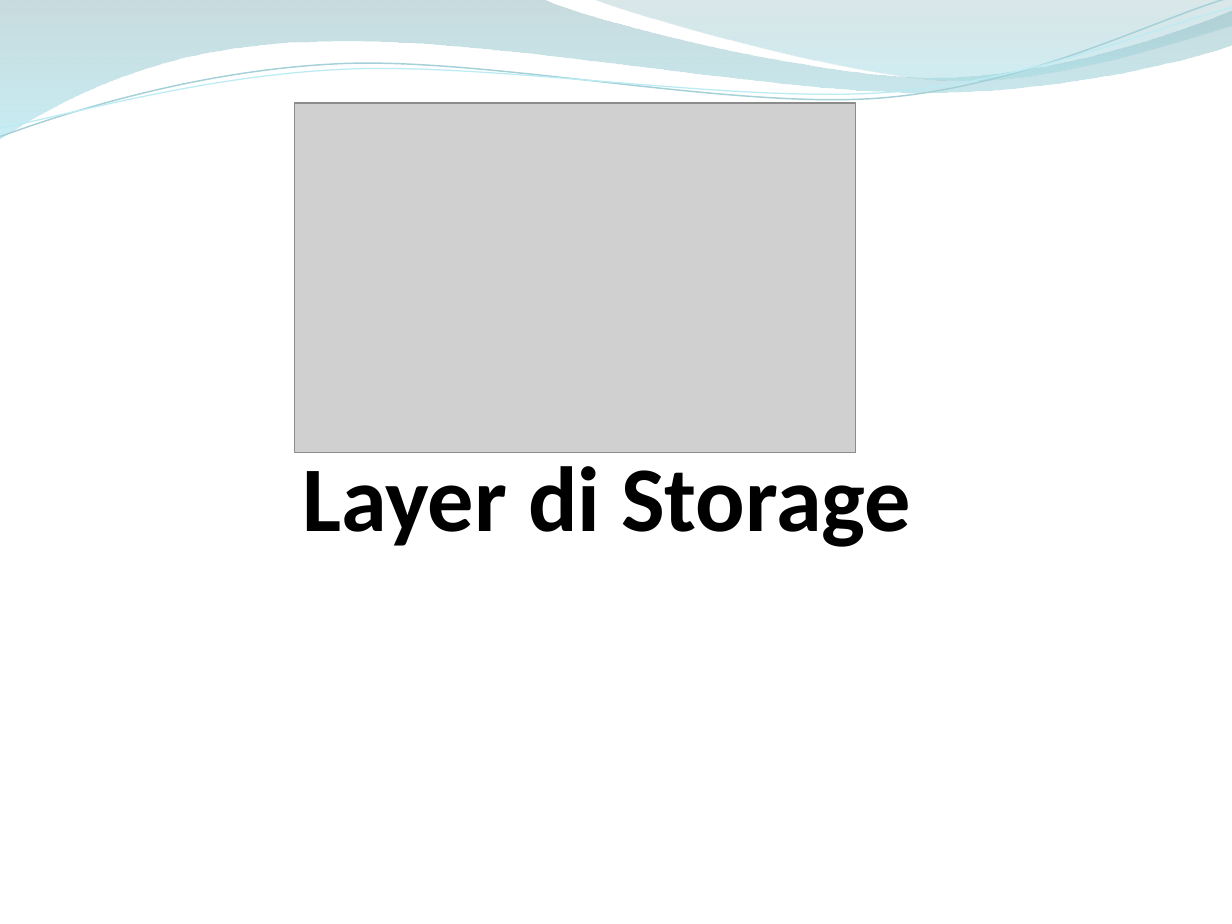
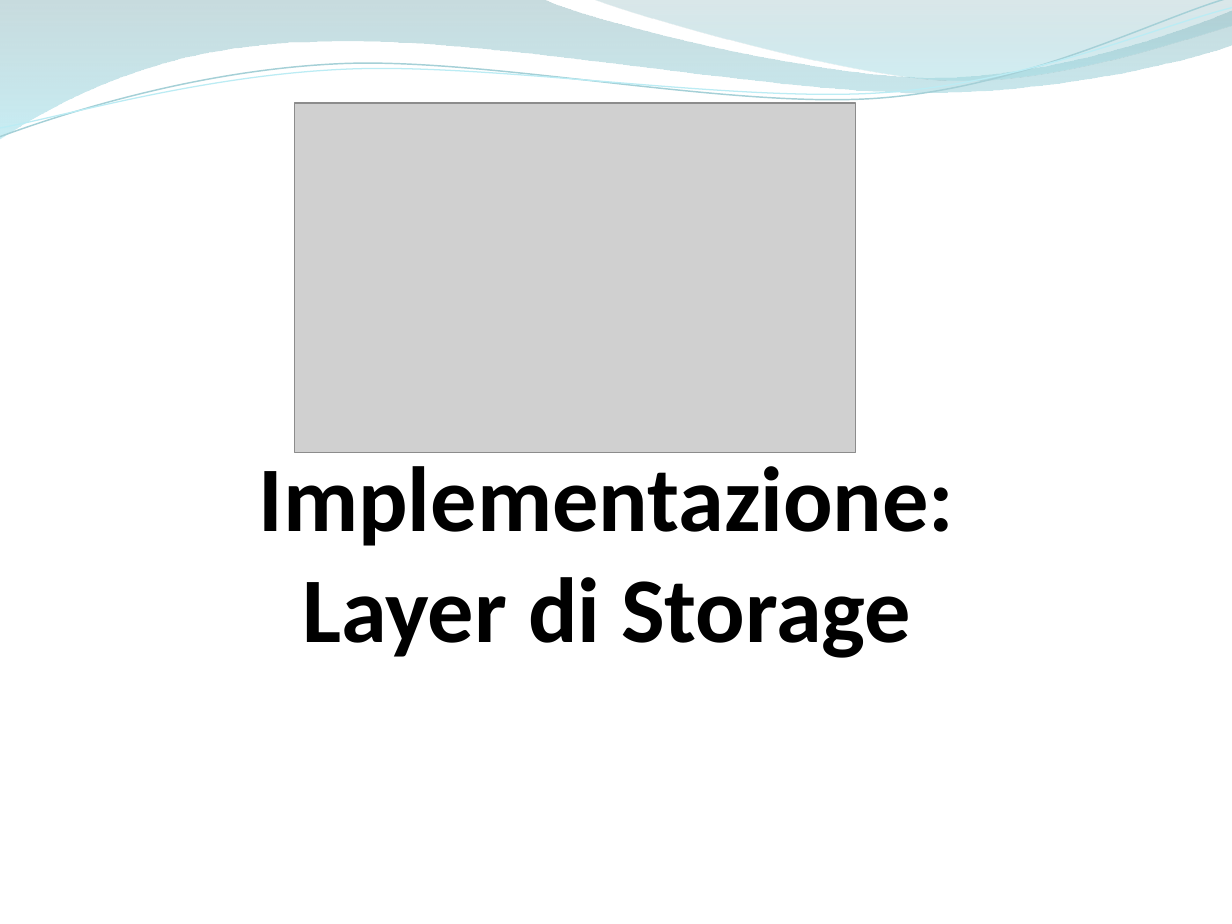
Before and after one commit to ammirate/at-silo, a slide deck: slide 58 of Presentazione/Atsilo1/[BOZZA] Atsilo_A_PresentazioneFinale copia.pptx (slide 42 before the commit). Drawn at 1232x924 pixels with LibreOffice and Linux fonts; fonts in the diff are those of the drawing; grey boxes stand for pictures. Boxes give left, top, right and bottom in pixels: in the first picture for what was removed or moved away, otherwise in the second. Text is boxed around its words. In the diff, an @@ line names an element or a change of style, - is before the commit and + after.

```diff
--- a/Presentazione/Atsilo1/[BOZZA] Atsilo_A_PresentazioneFinale copia.pptx
+++ b/Presentazione/Atsilo1/[BOZZA] Atsilo_A_PresentazioneFinale copia.pptx
@@ text "Implementazione:": place and size @@
-text "Implementazione:" at <box>302,466,911,547</box>
+text "Implementazione:" at <box>259,466,955,658</box>
@@ text at <box>259,466,955,546</box>: paragraph added @@
+Implementazione:
```
Also in this commit, not shown: 12 other slides changed, 18 slides added, 2 slides removed.
